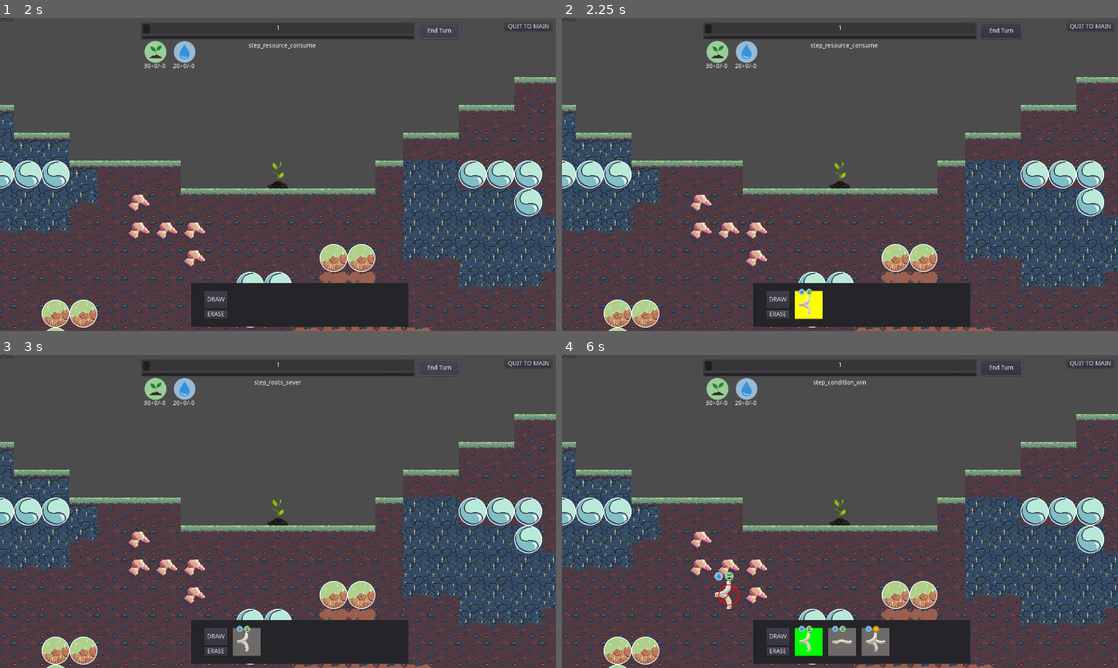
Above: before the commit, frames 1-4 (two rows, left to right).
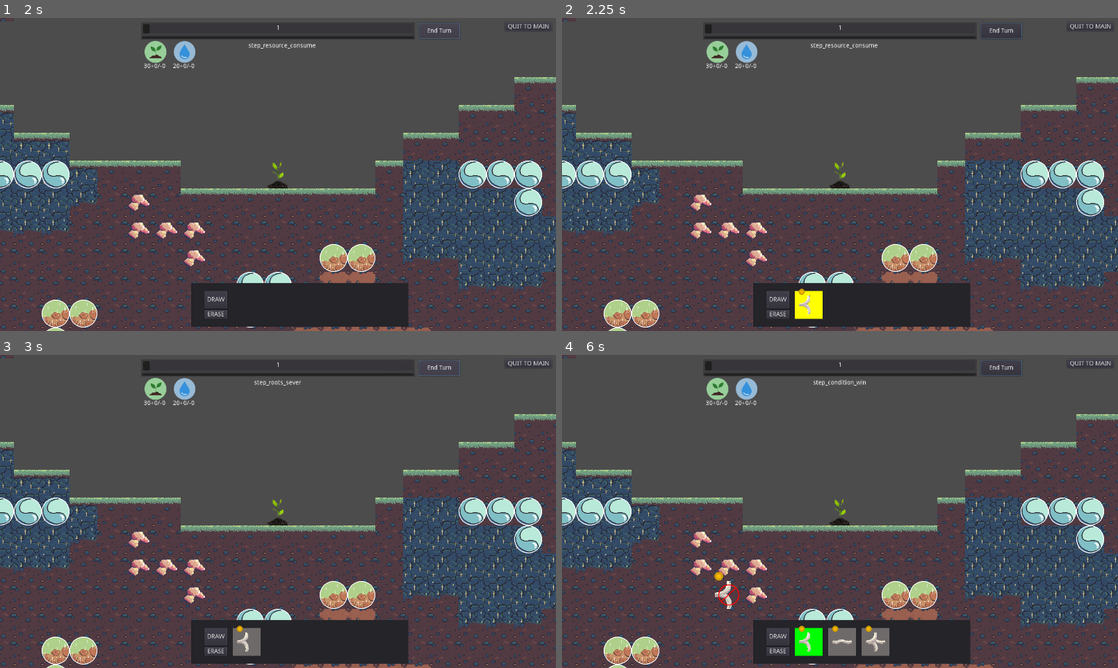
Above: after the commit, the same moments.

Repository: Gouellie/Roots
Game: Godot game, scene res://src/screens/main_menu.tscn
The game is run twice, just before and just after one commit, with the same random seed, the same clock (stepped at 60 frames per second) and the same inputs.
Inputs (mouse positions are in pixels of both pictures, inside the frame that each line leads up to):
- Up to frame 1 (2 s): click "NEW GAME" at 0.5 s; click "End Turn" at 1.25 s
- Up to frame 2 (2.25 s): click "DRAW" at 2 s
- Up to frame 3 (3 s): click "End Turn" at 2.75 s
- Up to frame 4 (6 s): click "DRAW" at 3.5 s; click "End Turn" at 4.25 s; click "DRAW" at 5 s; tap Enter at 5.75 s; drag from (806, 642) to (589, 511) at 5.77 s

Frame 1 is identical in both runs. In frame 2, less than 0.1% of the frame differs, in the area x 42-45%, y 86-89%; in frame 3, less than 0.1%; in frame 4, 0.2%, in the area x 27-57%, y 69-89%.

Commit message:
implemented health resource_manager on tiles

Diff:
--- a/src/autoload/globals.gd
+++ b/src/autoload/globals.gd
@@ -1,4 +1,6 @@
 extends Node
+
+const TILE_HEALTH : int = 3
 
 var player_resource_manager : PlayerResourceManager
 var entity_manager : EntityManager
@@ -17,5 +19,3 @@
 
 func on_turn_manager_init(_turn_manager):
 	turn_manager = _turn_manager as TurnManager
-
-const CYCLE_LENGTH :int= 12
--- a/src/autoload/resources.gd
+++ b/src/autoload/resources.gd
@@ -1,5 +1,9 @@
 extends Node
 
+const WATER : String = "water"
+const SUNLIGHT : String = "sunlight"
+const SOIL : String = "soil"
+const HEALTH : String = "health"
 
 enum TILES {
 	STRAIGHT = 1,
@@ -7,7 +11,6 @@
 	THREEWAY = 3,
 	FOURWAY = 4
 }
-
 
 const Tiles := {
 	TILES.STRAIGHT : preload("res://src/scenes/librairies/tiles/types/tile_straight.tscn"),
@@ -18,20 +21,16 @@
 
 const Tiles_resource_cost = {
 	TILES.STRAIGHT : {
-		"water": 1,
-		"soil": 1,
+		"sunlight": 1,
 	},
 	TILES.ELBOW : {
-		"water": 1,
-		"soil": 1,
+		"sunlight": 1,
 	},
 	TILES.THREEWAY : {
-		"water": 2,
-		"soil": 1,
+		"sunlight": 1,
 	},
 	TILES.FOURWAY : {
-		"water": 2,
-		"sunlight": 2,
+		"sunlight": 1,
 	},
 }
 
--- a/src/scenes/librairies/managers/entity_manager.gd
+++ b/src/scenes/librairies/managers/entity_manager.gd
@@ -185,6 +185,10 @@
 func get_connected_root_tiles() -> Array:
 	var connected_tiles = []
 	for tile in tiles.values():
+		if is_instance_valid(tile) == false || tile.is_queued_for_deletion():
+			continue
+
 		if tile.connected:
 			connected_tiles.append(tile)
+
 	return connected_tiles
--- a/src/scenes/librairies/tiles/tile.gd
+++ b/src/scenes/librairies/tiles/tile.gd
@@ -1,31 +1,49 @@
 extends Entity
 class_name Tile
 
+var resource_manager : ResourceManager
+var health_node : ResourceNode
 var real_rotation : float = 0.0
 var connected : bool = true setget set_is_connected,get_is_connected
 var distance : int setget set_distance,get_distance
 var is_leaf_node : bool
-
 
 onready var rig := $Rig
 onready var _leaf := $Leaf
 onready var _connections :Area2D= $Rig/Connections
 onready var _ingredient_detector :Area2D= $IngredientDetector
 
+func _init():
+	resource_manager = ResourceManager.new()
+	resource_manager.name = "Health_ResourceManager"
+	add_child(resource_manager)
+	print(resource_manager)
 
 func _ready() -> void:
 	rig.rotation_degrees = real_rotation
+	if resource_manager:
+		health_node = resource_manager.add_new_resource(Resources.HEALTH, Globals.TILE_HEALTH)
+		health_node.connect("node_depleted", self, "on_health_depleted")
+		health_node.connect("node_update", self, "on_health_changed")
 
+func on_health_depleted():
+	self.queue_free()
+	pass
+
+func on_health_changed():
+	# do something to update visual here later
+	pass
+
+func apply_damage(_damage : int):
+	resource_manager.deduct_from_resource(Resources.HEALTH, _damage)
 
 func set_is_connected(value : bool) -> void:
 	connected = value
 	$Disconnected.visible = not connected
 	$Distance.visible = connected
 
-
 func get_is_connected() -> bool:
 	return connected
-
 
 func get_connections() -> Directory:
 	var connections = []
@@ -36,18 +54,15 @@
 	_leaf.visible = is_leaf_node
 	return connections
 
-
 func get_overlapping_ingredient() -> Ingredient:
 	for area in _ingredient_detector.get_overlapping_areas():
 		if area.owner is Ingredient:
 			return area.owner
 	return null
 
-
 func set_distance(value : int) -> void:
 	distance = value
 	$Distance.text = str(distance)
 
-
 func get_distance() -> int:
 	return distance
--- a/src/scripts/resources/resource_manager.gd
+++ b/src/scripts/resources/resource_manager.gd
@@ -4,11 +4,24 @@
 # warning-ignore:unused_signal
 signal new_resource_added(resource_node)
 
-onready var resource_container  : ResourceContainer = $ResourceContainer
+var resource_container : ResourceContainer
 
 export var resource_types : Dictionary = {}
 
+func _init():
+	# load constructed ResourceContainer, if it's present
+	for _c in get_children():
+		if _c is ResourceContainer:
+			resource_container = _c as ResourceContainer
+			return
+
 func _ready():
+	# construct ResourceContainer if none was found
+	if resource_container == null:
+		resource_container = ResourceContainer.new()
+		resource_container.name = "ResourceContainer_Instance"
+		add_child(resource_container)
+
 	for _rt in resource_types:
 		var _value = resource_types[_rt]
 		var _instance = add_new_resource(_rt, _value)
--- a/src/scripts/resources/resource_node.gd
+++ b/src/scripts/resources/resource_node.gd
@@ -3,6 +3,9 @@
 
 # warning-ignore:unused_signal
 signal node_update()
+
+# warning-ignore:unused_signal
+signal node_depleted()
 
 export (String)var identifier : String = "default"
 export (int)var min_value : int = 0
@@ -23,9 +26,11 @@
 	value = int(clamp(value - amount, min_value, max_value))
 	is_depleted = _is_depleted()
 	emit_signal("node_update")
+	if is_depleted:
+		emit_signal("node_depleted")
 
 func _is_depleted() -> bool:
-	return value <= 0
+	return value <= min_value
 
 func initialize() -> void:
 	emit_signal("node_update")
